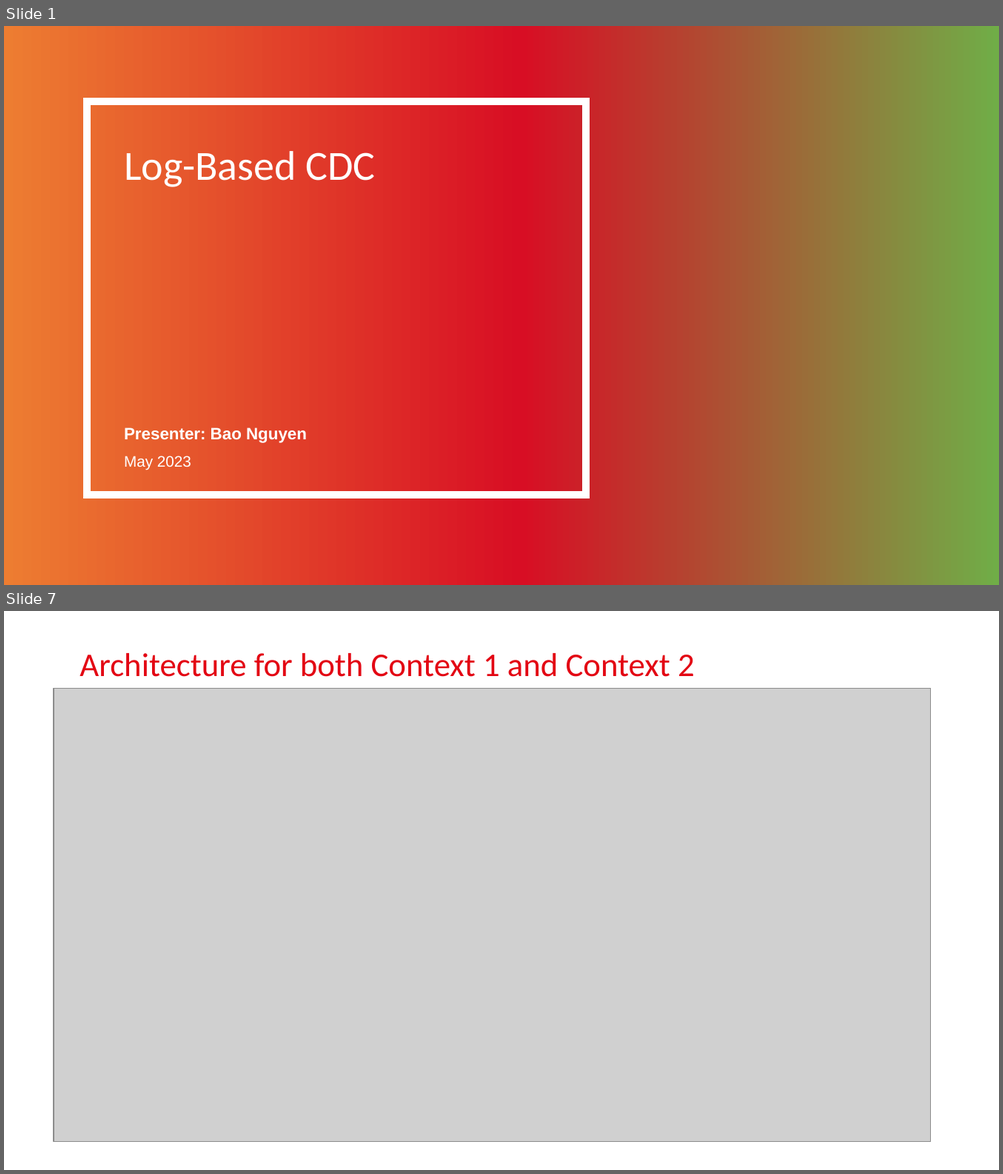
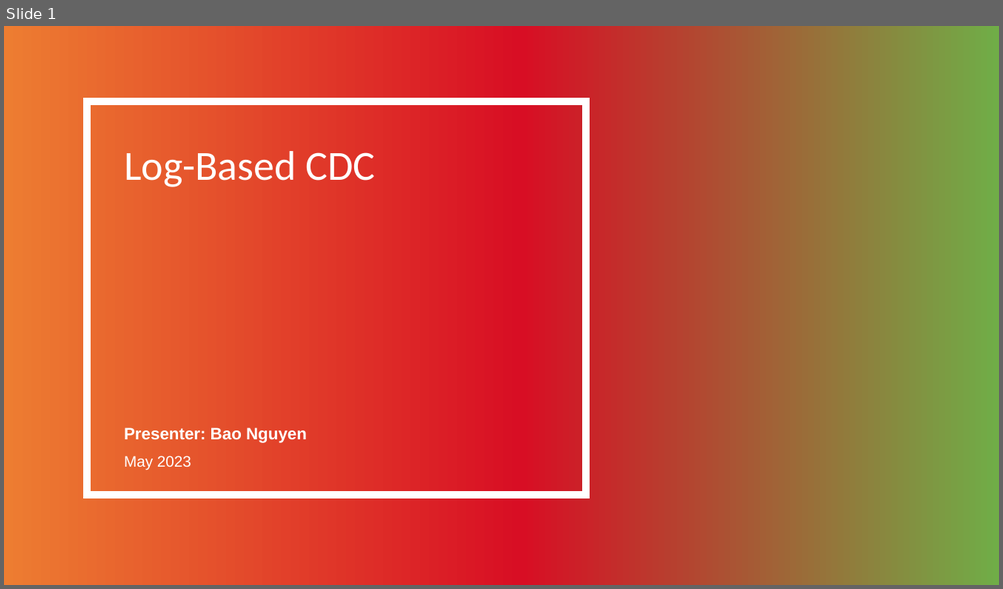
Before and after one commit to bao2902/logbasedcdc, a slide deck: LogBasedCDC.pptx. Shown one above the other, each under a label of ours: slides 1 and 7 before the commit, slide 1 after it; the slides between them are not shown. The pictures are 1003x1174 and 1003x589 pixels, drawn with LibreOffice and Linux fonts; fonts in the diff are those of the drawing; grey boxes stand for pictures; background and template pictures are left out. Boxes give left, top, right and bottom in pixels: in the first picture for what was removed or moved away, otherwise in the second. Text is boxed around its words. In the diff, an @@ line names an element or a change of style, - is before the commit and + after.

```diff
--- a/LogBasedCDC.pptx
+++ b/LogBasedCDC.pptx
@@ slide 7 removed at (4,611,999,1170), background picture (left out) @@
@@ title removed at (79,653,694,677) @@
-Architecture for both Context 1 and Context 2
@@ picture removed at (54,688,930,1142) @@
```
Also in this commit, not shown: 8 slides changed, 7 slides added, 9 other slides removed, 2 other files.
